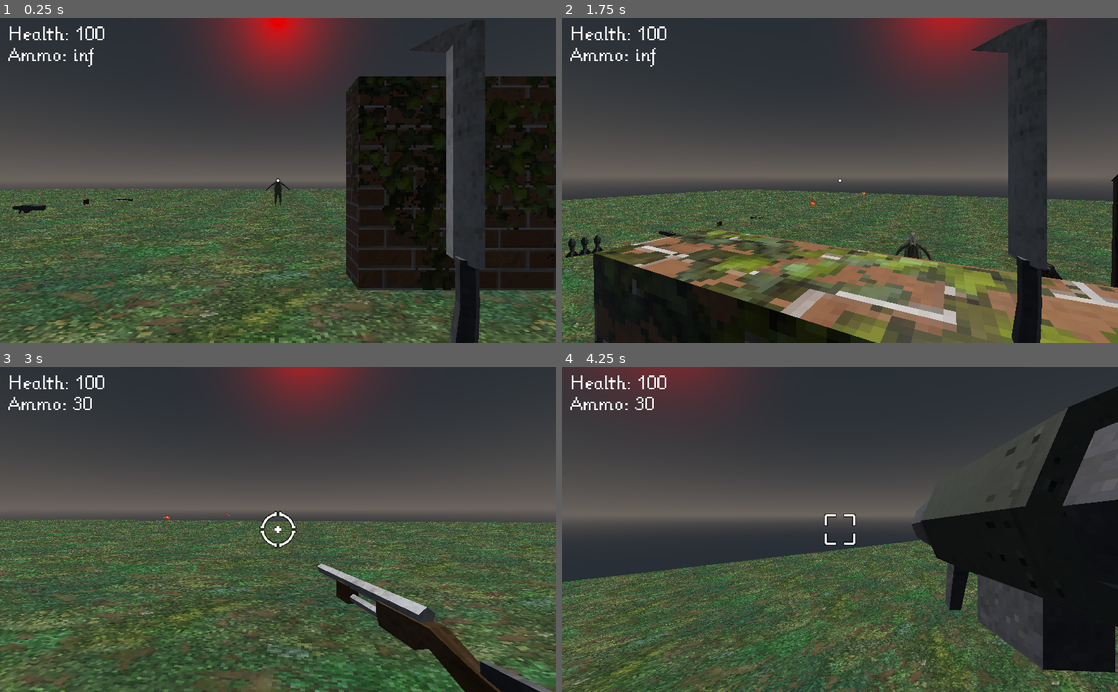
Above: before the commit, frames 1-4 (two rows, left to right).
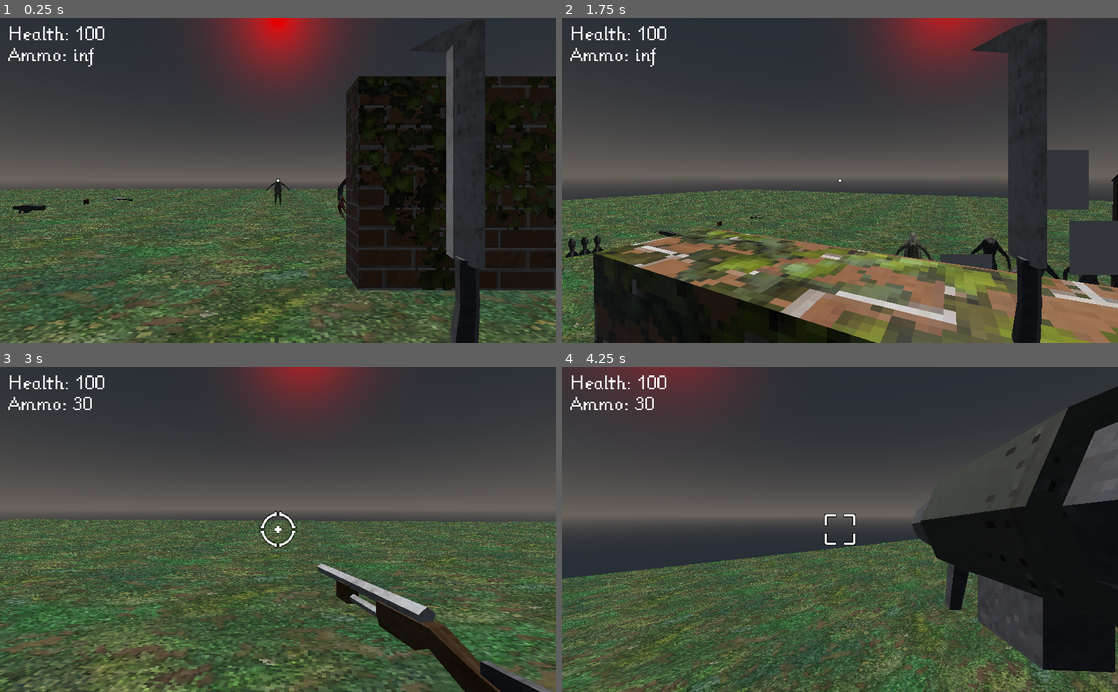
Above: after the commit, the same moments.

Repository: KyleSaki714/fps-retro-godotTutorial
Game: Godot game, scene res://World.tscn
Same seed, same stepped clock (60 frames per second), same inputs: the game is played once before the commit and once after it.
Inputs (mouse positions are in pixels of both pictures, inside the frame that each line leads up to):
- Up to frame 1 (0.25 s): no input
- Up to frame 2 (1.75 s): tap Enter at 0.5 s; move the mouse to (867, 180) at 0.52 s; press the mouse at (867, 180) at 0.53 s; hold W (move_forwards) from 0.53 s (still down); tap Space (jump) at 0.77, 1.52 s; move the mouse to (812, 180) at 1.27 s; release the mouse at (812, 180) at 1.28 s; tap 1 at 1.35 s
- Up to frame 3 (3 s): keep holding W (move_forwards); move the mouse to (289, 523) at 2.02 s; tap 2 at 2.1 s; move the mouse to (272, 536) at 2.77 s; tap 3 at 2.85 s
- Up to frame 4 (4.25 s): keep holding W (move_forwards); tap Space (jump) at 3.02, 3.77 s; move the mouse to (878, 532) at 3.52 s; tap 4 at 3.6 s

The runs differ from the first frame. In frame 1, 0.1% of the frame differs, in the area x 60-63%, y 49-63%; in frame 2, 2.9%; in frame 3, 24%, in the area x 0-100%, y 44-100%; in frame 4, 16%.

Commit message:
created MonsterSpawner scene

Diff:
--- /dev/null
+++ b/MonsterSpawner.gd
@@ -0,0 +1,28 @@
+extends Spatial
+
+var birdmonster = preload("res://characters/enemies/BirdMonster.tscn")
+var reptilemonster = preload("res://characters/enemies/ReptileMonster.tscn")
+
+export var _spawn_diameter = 3
+
+func _ready():
+	spawn()
+
+# spawns a number of enemies within the specified _spawn_diameter.
+func spawn(spawn_count=10):
+	for n in range(spawn_count):
+		var reptile_monster_inst = birdmonster.instance()
+		reptile_monster_inst.global_transform = Transform(reptile_monster_inst.global_transform.basis, global_transform.origin + rand_point())
+		get_tree().get_root().get_node("./World/Navigation").add_child(reptile_monster_inst)
+
+
+
+# checks if able to spawn a monster there.
+
+# selects a random point in the diameter to spawn the monster,
+# returns the offset to be added to the monster's transform.
+func rand_point() -> Vector3:
+	var x = rand_range(-1.0, 1.0) * _spawn_diameter
+	var z = rand_range(-1.0, 1.0) * _spawn_diameter
+	var offset = Vector3(x, 0, z)
+	return offset
--- a/World.tscn
+++ b/World.tscn
@@ -1,19 +1,18 @@
-[gd_scene load_steps=21 format=2]
+[gd_scene load_steps=20 format=2]
 
 [ext_resource path="res://environment/raw_assets/grass_lowres.png" type="Texture" id=1]
 [ext_resource path="res://pickups/MachineGunPickup.tscn" type="PackedScene" id=2]
 [ext_resource path="res://environment/assets/shed.tscn" type="PackedScene" id=3]
 [ext_resource path="res://characters/player/Player.tscn" type="PackedScene" id=4]
-[ext_resource path="res://weapons/FireballSpawner.tscn" type="PackedScene" id=5]
 [ext_resource path="res://environment/assets/brickwall.tscn" type="PackedScene" id=6]
 [ext_resource path="res://characters/enemies/ReptileMonster.tscn" type="PackedScene" id=7]
-[ext_resource path="res://characters/enemies/BirdMonster.tscn" type="PackedScene" id=8]
 [ext_resource path="res://pickups/MachineGunAmmoPickup.tscn" type="PackedScene" id=9]
 [ext_resource path="res://pickups/RocketLauncherAmmoPickup.tscn" type="PackedScene" id=10]
 [ext_resource path="res://pickups/HealthPickup.tscn" type="PackedScene" id=11]
 [ext_resource path="res://pickups/RocketLauncherPickup.tscn" type="PackedScene" id=12]
 [ext_resource path="res://pickups/ShotGunAmmoPickup.tscn" type="PackedScene" id=13]
 [ext_resource path="res://pickups/ShotGunPickup.tscn" type="PackedScene" id=14]
+[ext_resource path="res://gadgets/MonsterSpawner.tscn" type="PackedScene" id=15]
 
 [sub_resource type="SpatialMaterial" id=1]
 albedo_texture = ExtResource( 1 )
@@ -79,18 +78,6 @@
 [node name="NavigationMeshInstance" type="NavigationMeshInstance" parent="Navigation"]
 navmesh = SubResource( 7 )
 
-[node name="BirdMonster" parent="Navigation" instance=ExtResource( 8 )]
-transform = Transform( 1, 0, 0, 0, 1, 0, 0, 0, 1, 4.523, 1, -9.339 )
-turn_speed = 180.0
-
-[node name="BirdMonster2" parent="Navigation" instance=ExtResource( 8 )]
-transform = Transform( 1, 0, 0, 0, 1, 0, 0, 0, 1, 2.00992, 1.03075, 8.65178 )
-turn_speed = 180.0
-
-[node name="BirdMonster3" parent="Navigation" instance=ExtResource( 8 )]
-transform = Transform( -0.0871558, 0, -0.996195, 0, 1, 0, 0.996195, 0, -0.0871558, 18.6271, 3.65805, -2.99593 )
-turn_speed = 180.0
-
 [node name="ReptileMonster" parent="Navigation" instance=ExtResource( 7 )]
 transform = Transform( 1, 0, 0, 0, 1, 0, 0, 0, 1, 0, 2.44338, -15.4587 )
 
@@ -102,13 +89,6 @@
 
 [node name="Player" parent="." groups=["player"] instance=ExtResource( 4 )]
 transform = Transform( 1, 0, 0, 0, 1, 0, 0, 0, 1, 0, 1, 0 )
-
-[node name="FireballSpawner" parent="." instance=ExtResource( 5 )]
-transform = Transform( 1, 0, 0, 0, 1, 0, 0, 0, 1, -8.50595, 2.1373, -12.9007 )
-
-[node name="Timer" type="Timer" parent="FireballSpawner"]
-wait_time = 0.681
-autostart = true
 
 [node name="HealthPickup" parent="." instance=ExtResource( 11 )]
 transform = Transform( 1, 0, 0, 0, 1, 0, 0, 0, 1, -10.5678, 1.44012, 2.65192 )
@@ -131,4 +111,5 @@
 [node name="ShotGunPickup" parent="." instance=ExtResource( 14 )]
 transform = Transform( 1, 0, 0, 0, 1, 0, 0, 0, 1, -10.5678, 1.44012, -15.8997 )
 
-[connection signal="timeout" from="FireballSpawner/Timer" to="FireballSpawner" method="fire"]
+[node name="MonsterSpawner" parent="." instance=ExtResource( 15 )]
+transform = Transform( 1, 0, 0, 0, 1, 0, 0, 0, 1, 3.98154, 3.04562, -7.86128 )
--- /dev/null
+++ b/gadgets/MonsterSpawner.tscn
@@ -0,0 +1,32 @@
+[gd_scene load_steps=5 format=2]
+
+[ext_resource path="res://MonsterSpawner.gd" type="Script" id=1]
+
+[sub_resource type="SpatialMaterial" id=1]
+flags_transparent = true
+params_billboard_mode = 1
+
+[sub_resource type="ParticlesMaterial" id=2]
+emission_shape = 2
+emission_box_extents = Vector3( 2, 2, 2 )
+gravity = Vector3( 0, 0, 0 )
+linear_accel_random = 0.05
+
+[sub_resource type="QuadMesh" id=3]
+
+[node name="MonsterSpawner" type="Spatial"]
+script = ExtResource( 1 )
+
+[node name="SpawnTimer" type="Timer" parent="."]
+wait_time = 10.0
+autostart = true
+
+[node name="MeshInstance" type="MeshInstance" parent="."]
+
+[node name="Particles" type="Particles" parent="MeshInstance"]
+material_override = SubResource( 1 )
+cast_shadow = 0
+process_material = SubResource( 2 )
+draw_pass_1 = SubResource( 3 )
+
+[connection signal="timeout" from="SpawnTimer" to="." method="spawn"]
